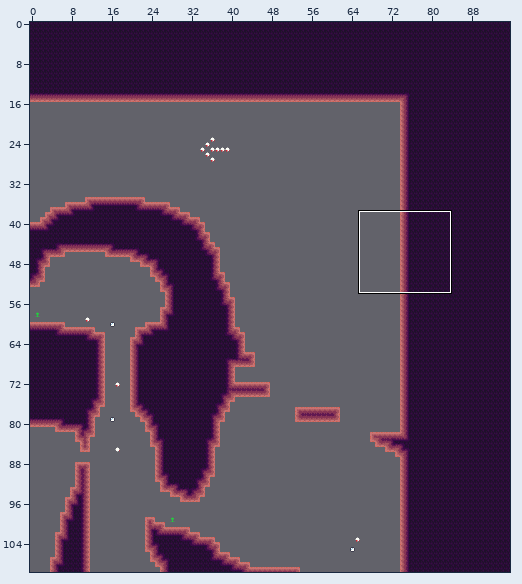
Two states of a Tiled map (JSON), assets/world/room/dirt4.json. Above, an overview of the earlier version with the close-up marked.
Close-up. Earlier state:
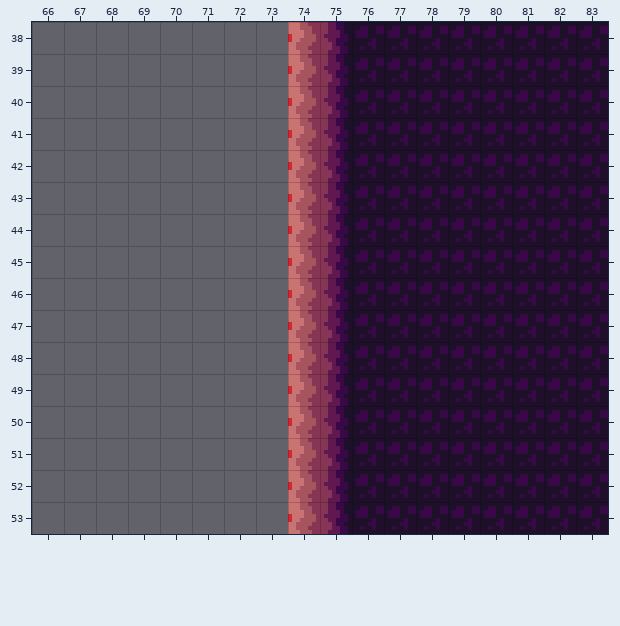
Cells are 8x8 px. Shown: x 66..83, y 38..53. The commit also changed other parts of the map, which this record leaves out.
After:
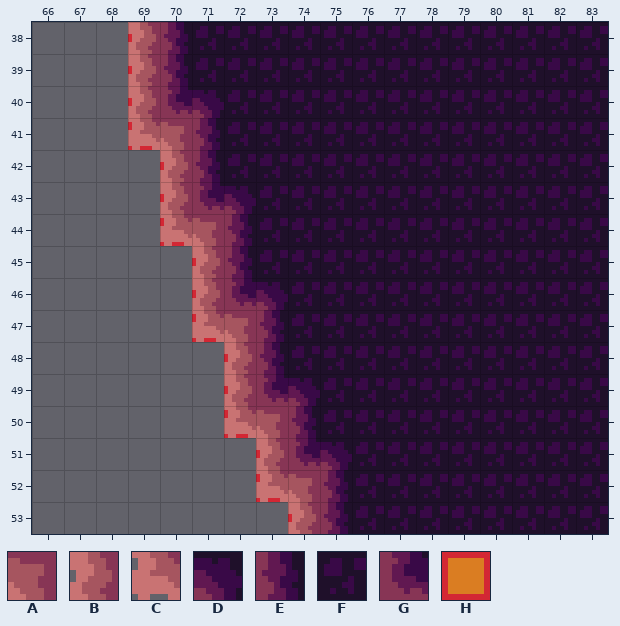
Key: from "dirt": A 4, B 13, C 26, D 61, E 62, F 63, G 75; from "tools": H 1 "ground".
_ is an empty cell.
Difference:
Layer "draft":
y 38..41: x 69 _ -> H
y 42..44: x 70 _ -> H
y 45..47: x 71 _ -> H
y 48..50: x 72 _ -> H
y 51..52: x 73 _ -> H
Layer "map":
y 38..39: x 69..75 _____BE -> BEFFFFF
y 40: x 69..75 _____BE -> BGDFFFF
y 41: x 69..75 _____BE -> CAEFFFF
y 42: x 70..75 ____BE -> BEFFFF
y 43: x 70..75 ____BE -> BGDFFF
y 44: x 70..75 ____BE -> CAEFFF
y 45: x 71..75 ___BE -> BEFFF
y 46: x 71..75 ___BE -> BGDFF
y 47: x 71..75 ___BE -> CAEFF
y 48: x 72..75 __BE -> BEFF
y 49: x 72..75 __BE -> BGDF
y 50: x 72..75 __BE -> CAEF
y 51: x 73..75 _BE -> BGD
y 52: x 73..74 _B -> CA
